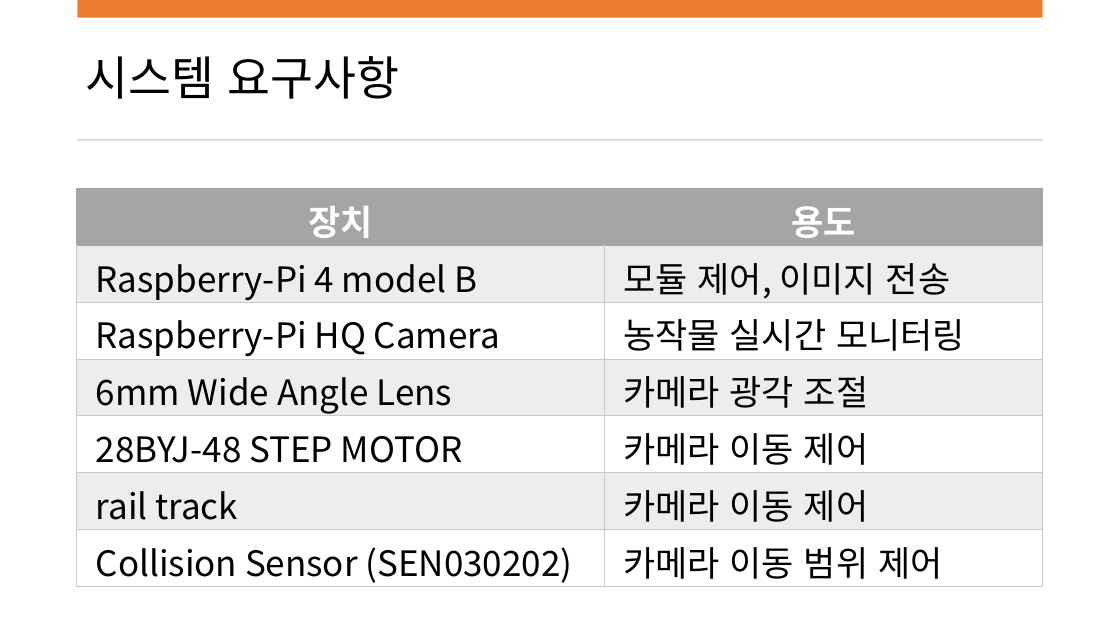
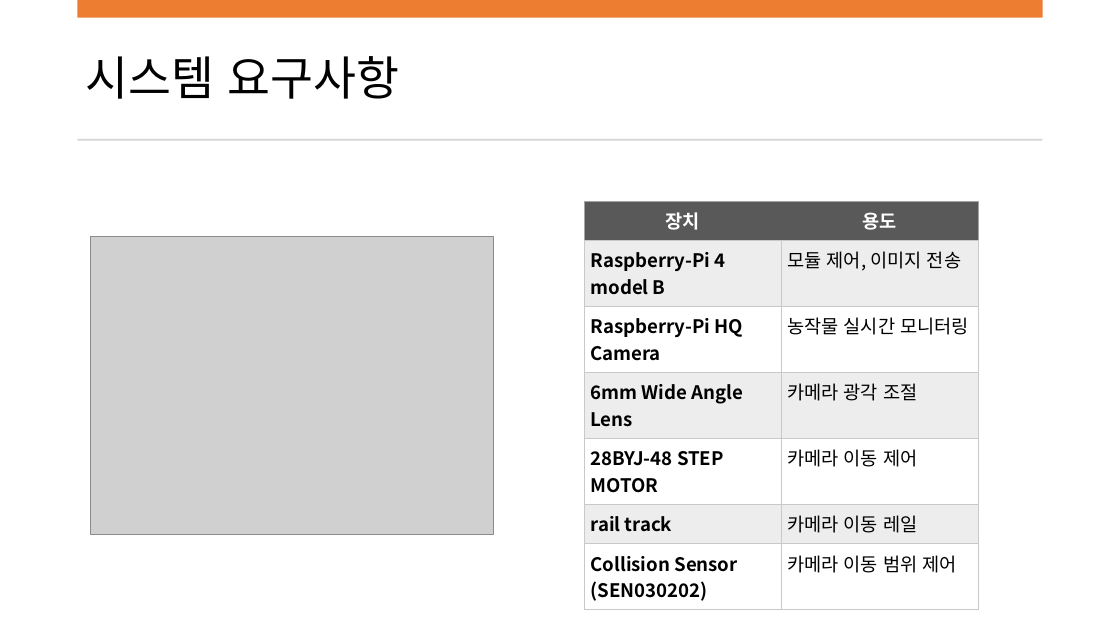
Before and after one commit to kang-beep/SmartForm_CameraModule, a slide deck: slide 15 of 스마트팜 카메라 모듈 구성도.pptx (slide 10 before the commit). Drawn at 1120x630 pixels with LibreOffice and Linux fonts; fonts in the diff are those of the drawing; grey boxes stand for pictures. Boxes give left, top, right and bottom in pixels: in the first picture for what was removed or moved away, otherwise in the second. Text is boxed around its words. In the diff, an @@ line names an element or a change of style, - is before the commit and + after.

```diff
--- a/스마트팜 카메라 모듈 구성도.pptx
+++ b/스마트팜 카메라 모듈 구성도.pptx
@@ table at [585,201,978,605] @@
-row 6, column 2: 카메라 이동 제어
+row 6, column 2: 카메라 이동 레일
@@ fill #A5A5A5 to #595959 in row 1 @@
@@ size 30 to 16 pt @@
@@ bold on in "Raspberry-Pi 4 model B", "Raspberry-Pi HQ Camera", "6mm Wide Angle Lens", "28BYJ-48 STEP MOTOR" and 2 more places @@
@@ line spacing 1.07 to 1 @@
@@ less space between paragraphs @@
@@ borders changed @@
@@ table: place and size @@
-table at [77,188,1043,587]
+table at [585,201,978,605]
@@ picture added at [91,236,494,534] @@
```
Also in this commit, not shown: 4 other slides changed, 9 slides added, 2 slides removed.
